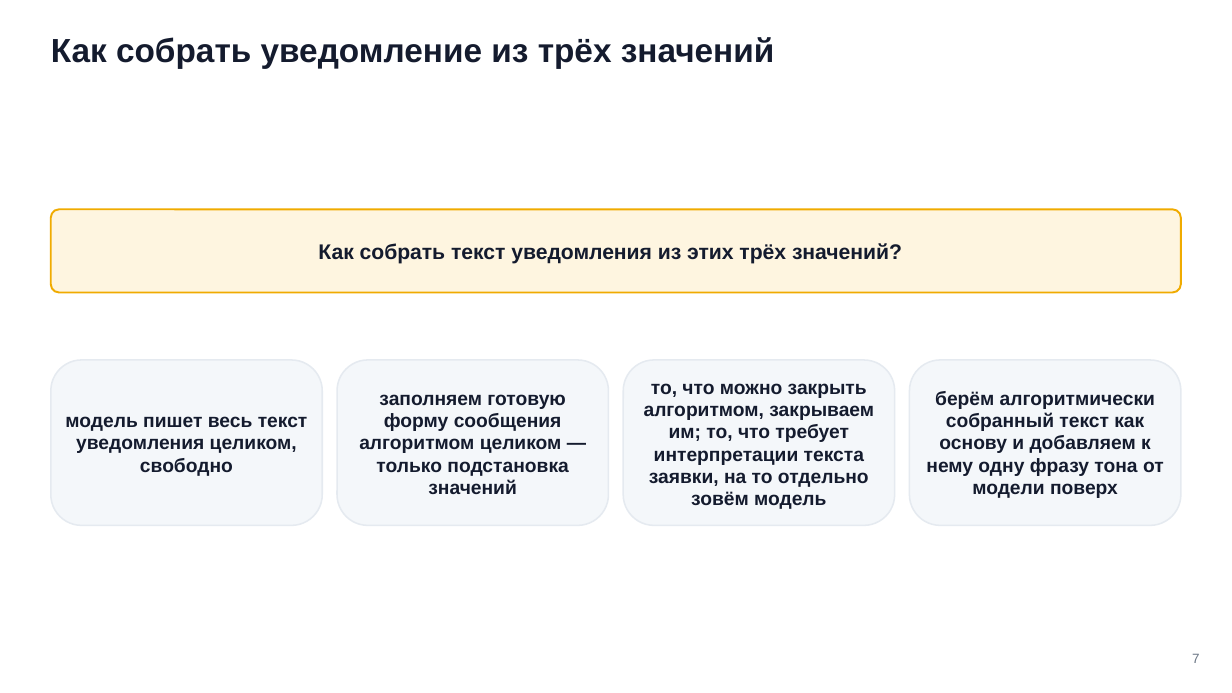
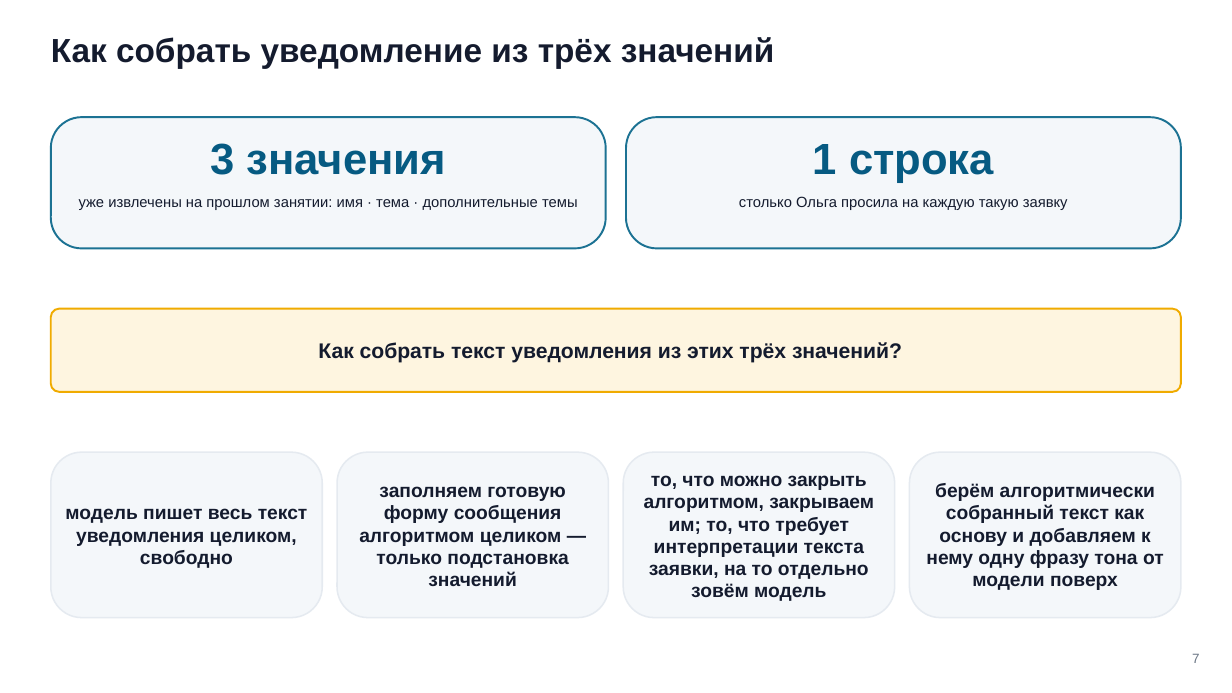
Before and after one commit to tellina-study/AI-usage-lessons, a slide deck: slide 7 of library/seminars/sem-08/rendered/sem-08.pptx. Drawn at 1232x693 pixels with LibreOffice and Linux fonts; fonts in the diff are those of the drawing. Boxes give left, top, right and bottom in pixels: in the first picture for what was removed or moved away, otherwise in the second. Text is boxed around its words. In the diff, an @@ line names an element or a change of style, - is before the commit and + after.

```diff
--- a/library/seminars/sem-08/rendered/sem-08.pptx
+++ b/library/seminars/sem-08/rendered/sem-08.pptx
@@ rounded rectangle added at bbox=[51, 117, 605, 249], fill #F4F7FA, outline #1C7293 1.5 pt @@
@@ rounded rectangle added at bbox=[626, 117, 1180, 249], fill #F4F7FA, outline #1C7293 1.5 pt @@
@@ text added at bbox=[210, 143, 446, 175], 34 pt, text #065A82, bold @@
+3 значения
@@ text added at bbox=[813, 144, 994, 183], 34 pt, text #065A82, bold @@
+1 строка
@@ text added at bbox=[79, 199, 578, 210], 11.5 pt, text #141B2E @@
+уже извлечены на прошлом занятии: имя · тема · дополнительные темы
@@ text added at bbox=[739, 196, 1068, 210], 11.5 pt, text #141B2E @@
+столько Ольга просила на каждую такую заявку
@@ rounded rectangle: place and size @@
-rounded rectangle at bbox=[51, 210, 1181, 293]
+rounded rectangle at bbox=[51, 309, 1181, 392]
@@ text "Как собрать текст уведомления из ...": place and size @@
-text "Как собрать текст уведомления из ..." at bbox=[318, 243, 902, 264]
+text "Как собрать текст уведомления из ..." at bbox=[318, 342, 902, 363]
@@ 4 texts, 4 rounded rectangles: place and size @@
-4 texts, 4 rounded rectangles at bbox=[51, 360, 1181, 526]
+4 texts, 4 rounded rectangles at bbox=[51, 452, 1181, 617]
```
Also in this commit, not shown: 4 other slides changed, 1 slide added, 1 slide removed, 18 other files.
